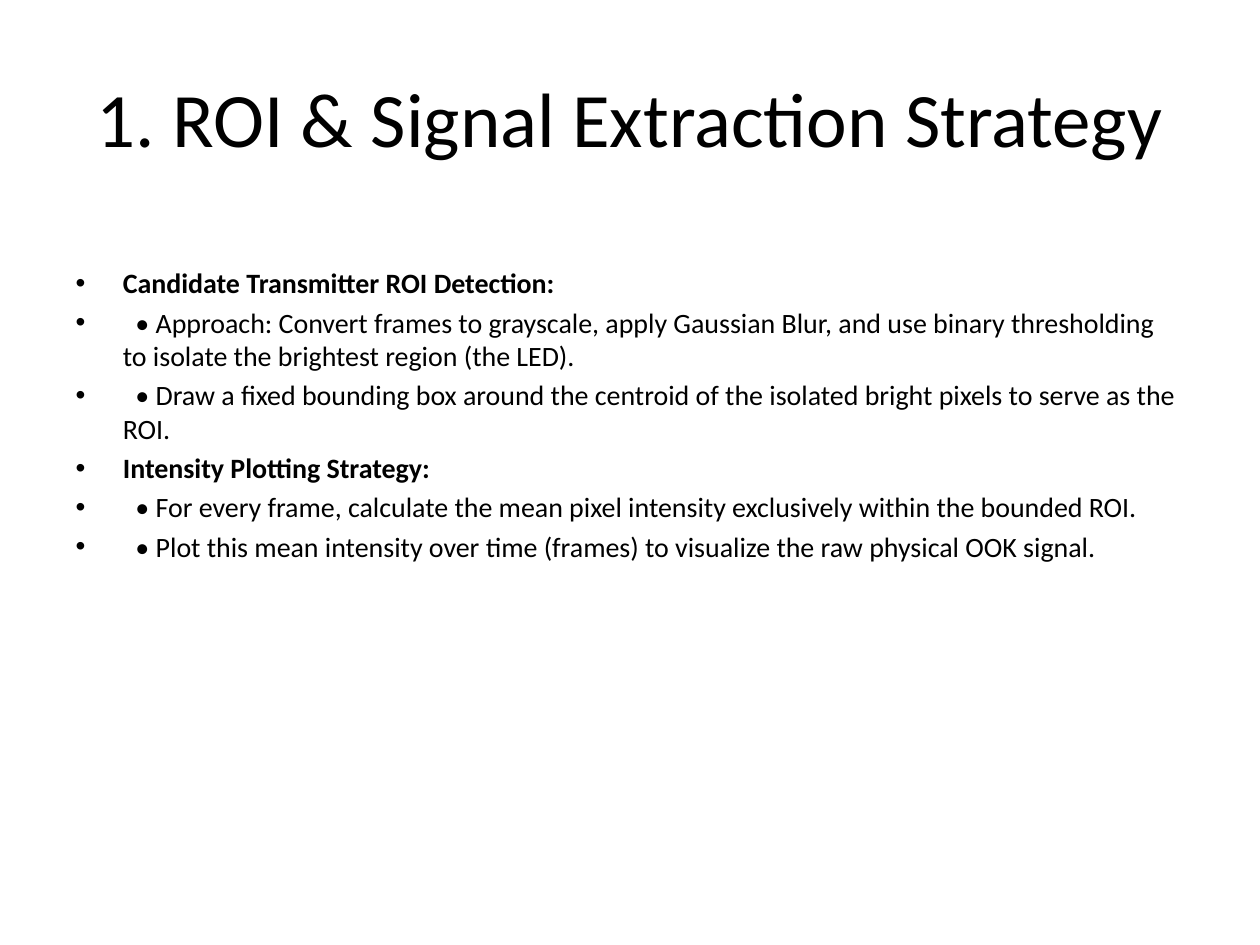
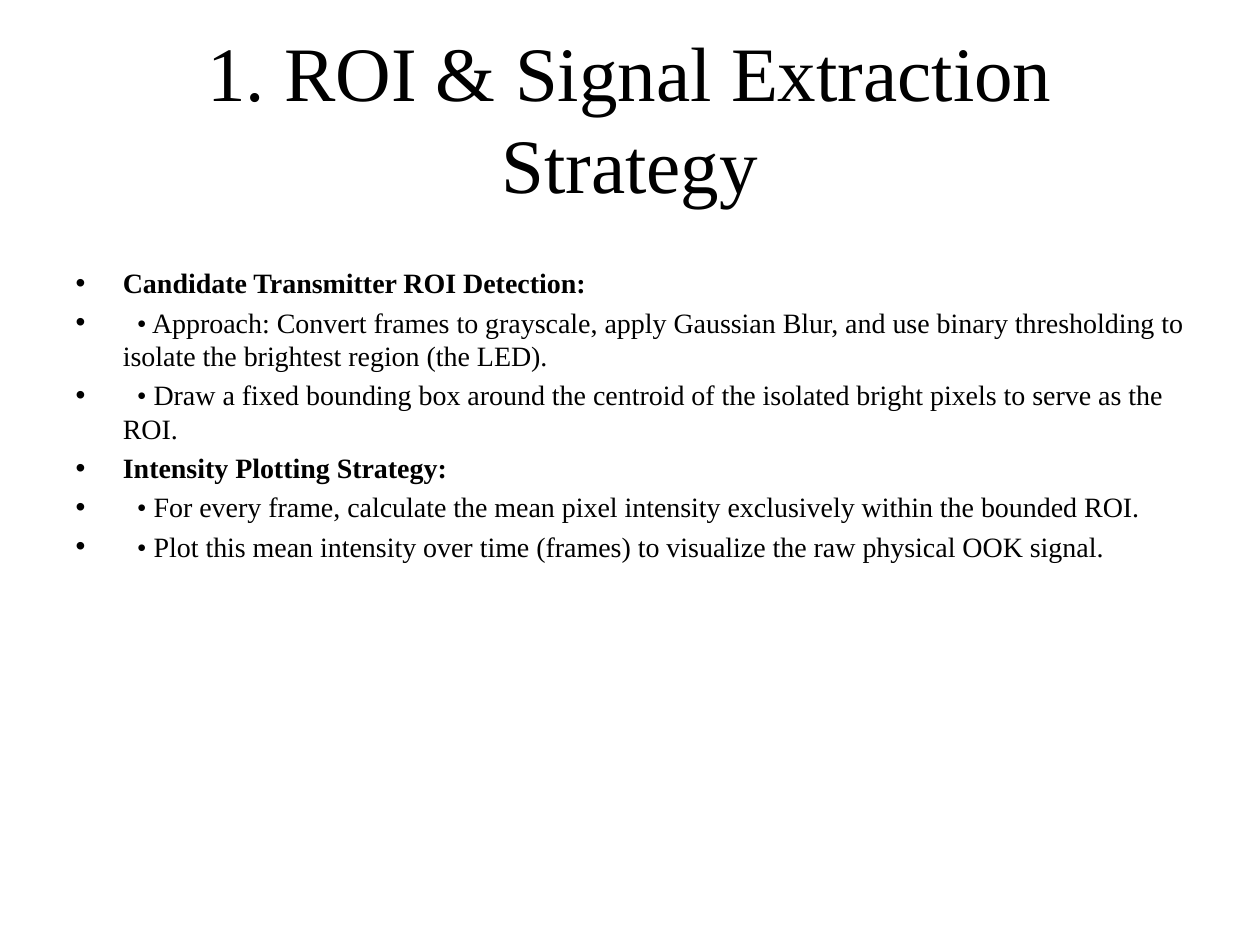
Before and after one commit to santhosh19-web/IITG-Project-Final, a slide deck: slide 2 of WEEK_2_Day_9_Mentor_Review.pptx (slide 1 before the commit). Drawn at 1260x945 pixels with LibreOffice and Linux fonts; fonts in the diff are those of the drawing. Boxes give left, top, right and bottom in pixels: in the first picture for what was removed or moved away, otherwise in the second. Text is boxed around its words. In the diff, an @@ line names an element or a change of style, - is before the commit and + after.

Commit message:
Format PPT presentations and add project details

```diff
--- a/WEEK_2_Day_9_Mentor_Review.pptx
+++ b/WEEK_2_Day_9_Mentor_Review.pptx
@@ title "1. ROI & Signal Extraction ..." at [207, 47, 1051, 208]: font Calibri to Times New Roman @@
@@ text "Candidate Transmitter ROI Detection:" at [123, 273, 1183, 562]: font Calibri to Times New Roman @@
```
Also in this commit, not shown: 2 other slides changed, 1 slide added, 23 other files.
